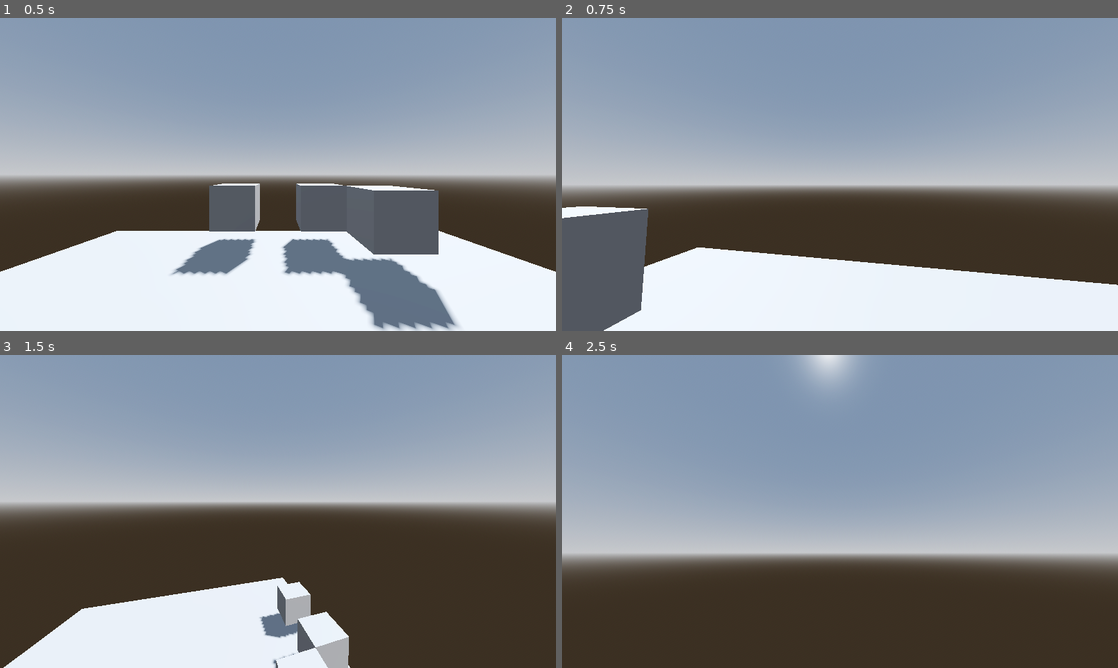
Above: before the commit, frames 1-4 (two rows, left to right).
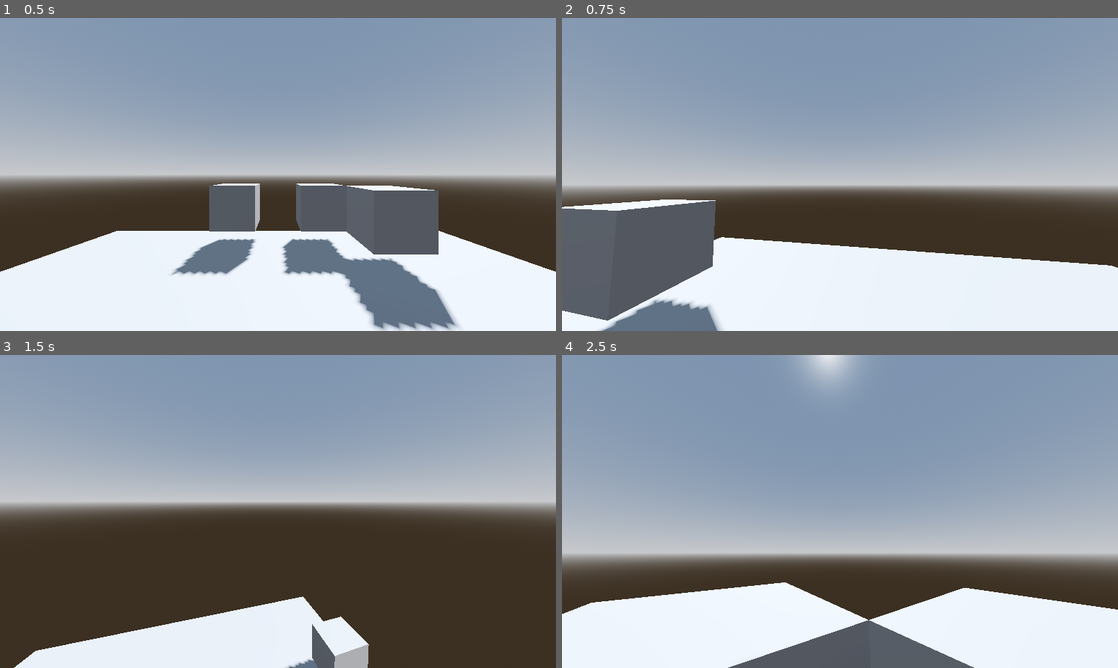
Above: after the commit, the same moments.

Repository: Rain-Gayming/Unnamed-RPG-Game
Game: Godot game, scene res://world/scenes/world_one.tscn
The game is run twice, just before and just after one commit, with the same random seed, the same clock (stepped at 60 frames per second) and the same inputs.
Inputs (mouse positions are in pixels of both pictures, inside the frame that each line leads up to):
- Up to frame 1 (0.5 s): no input
- Up to frame 2 (0.75 s): tap Enter at 0.5 s; move the mouse to (867, 174) at 0.52 s; hold W (movement_forward) from 0.53 s (still down); tap Ctrl (movement_crouch) at 0.6 s
- Up to frame 3 (1.5 s): keep holding W (movement_forward); tap Space (movement_jump) at 0.77 s; tap Shift (movement_sprint) at 0.8, 1.35 s; move the mouse to (250, 511) at 1.27 s
- Up to frame 4 (2.5 s): keep holding W (movement_forward); tap Space (movement_jump) at 1.52 s; tap Alt (movement_walk, bound only after the commit) at 1.55, 2.1 s; move the mouse to (851, 505) at 2.02 s; tap Ctrl (movement_crouch) at 2.3 s

Frame 1 is identical in both runs. In frame 2, 9.2% of the frame differs, in the area x 0-100%, y 58-100%; in frame 3, 6.1%; in frame 4, 22%, in the area x 0-100%, y 72-100%.

Commit message:
added different movement modes

Diff:
--- /dev/null
+++ b/unnamedrpggame/player/scripts/movement_type.gd
@@ -0,0 +1,9 @@
+extends Node
+
+enum Movement {
+    walking,
+    sprinting,
+    running,
+    crouching,
+    swimming
+}
--- a/unnamedrpggame/player/scripts/player_movement.gd
+++ b/unnamedrpggame/player/scripts/player_movement.gd
@@ -1,10 +1,20 @@
 extends CharacterBody3D
 
+@export_group("ground movement")
 @export var current_speed: float
+@export var walk_speed: float
+@export var run_speed: float
+@export var sprint_speed: float
+@export var crouch_speed: float
+@export var acceleration: float
+@export var current_movement: MovementType.Movement
+
+@export_group("jumping")
 @export var jump_height: float
-@export var acceleration: float
+var gravity = ProjectSettings.get_setting("physics/3d/default_gravity")
 
-var gravity = ProjectSettings.get_setting("physics/3d/default_gravity")
+func _ready():
+	change_movement_type(MovementType.Movement.running)
 
 func _physics_process(delta: float) -> void:
 	if not is_on_floor():
@@ -13,13 +23,63 @@
 	if Input.is_action_just_pressed("movement_jump") and is_on_floor():
 		velocity.y = jump_height
 
+	inputs()
+	ground_movement(delta)
+	move_and_slide()
+
+func inputs():
+	#if youre walking and press the walk key you run
+	if Input.is_action_just_pressed("movement_walk") and current_movement == MovementType.Movement.walking:
+		change_movement_type(MovementType.Movement.running)
+	#if youre running and press the walk key you walk
+	elif Input.is_action_just_pressed("movement_walk") and current_movement == MovementType.Movement.running:
+		change_movement_type(MovementType.Movement.walking)
+
+	#if youre not crouching then crouch
+	#otherwise run
+	if Input.is_action_just_pressed("movement_crouch") and current_movement != MovementType.Movement.crouching:
+		change_movement_type(MovementType.Movement.crouching)
+	elif Input.is_action_just_pressed("movement_crouch") and current_movement == MovementType.Movement.crouching:
+		change_movement_type(MovementType.Movement.running)
+
+	#if youre not sprinting then sprint
+	#otherwise run
+	if Input.is_action_just_pressed("movement_sprint") and current_movement != MovementType.Movement.sprinting:
+		change_movement_type(MovementType.Movement.sprinting)
+	elif Input.is_action_just_pressed("movement_sprint") and current_movement == MovementType.Movement.sprinting:
+		change_movement_type(MovementType.Movement.running)
+
+func ground_movement(delta: float):
 	var input_direction = Input.get_vector("movement_left", "movement_right", "movement_forward", "movement_back")
 	var direction = (transform.basis * Vector3(input_direction.x, 0, input_direction.y)).normalized()
-	if direction:
-		velocity.x = lerp(velocity.x, direction.x * current_speed, acceleration * delta)
-		velocity.z = lerp(velocity.z, direction.z * current_speed, acceleration * delta)
+	if input_direction.y < 0.001:
+		if direction:
+			velocity.x = lerp(velocity.x, (direction.x * current_speed) / 1.5, acceleration * delta)
+			velocity.z = lerp(velocity.z, direction.z * current_speed, acceleration * delta)
+		else:
+			velocity.x = lerp(velocity.x, 0.0, acceleration * delta)
+			velocity.z = lerp(velocity.z, 0.0, acceleration * delta)
 	else:
-		velocity.x = lerp(velocity.x, 0.0, acceleration * delta)
-		velocity.z = lerp(velocity.z, 0.0, acceleration * delta)
+		if direction:
+			velocity.x = lerp(velocity.x, (direction.x * current_speed) / 2, acceleration * delta)
+			velocity.z = lerp(velocity.z, (direction.z * current_speed) / 2, acceleration * delta)
+		else:
+			velocity.x = lerp(velocity.x, 0.0, acceleration * delta)
+			velocity.z = lerp(velocity.z, 0.0, acceleration * delta)
 
-	move_and_slide()
+
+func change_movement_type(type: MovementType.Movement):
+	current_movement = type
+	match type:
+		#walking
+		MovementType.Movement.walking:
+			current_speed = walk_speed
+		#running
+		MovementType.Movement.running:
+			current_speed = run_speed
+		#sprinting
+		MovementType.Movement.sprinting:
+			current_speed = sprint_speed
+		#crouching
+		MovementType.Movement.crouching:
+			current_speed = crouch_speed
--- a/unnamedrpggame/project.godot
+++ b/unnamedrpggame/project.godot
@@ -24,6 +24,7 @@
 CursorManager="*res://game/scripts/cursor_manager.gd"
 SignalManager="*res://game/scripts/signal_manager.gd"
 GameManager="*res://game/scripts/game_manager.gd"
+MovementType="*res://player/scripts/movement_type.gd"
 
 [display]
 
@@ -69,11 +70,6 @@
 "events": [Object(InputEventKey,"resource_local_to_scene":false,"resource_name":"","device":-1,"window_id":0,"alt_press …(195 unchanged characters)…
 ]
 }
-movement_run={
-"deadzone": 0.5,
-"events": [Object(InputEventKey,"resource_local_to_scene":false,"resource_name":"","device":-1,"window_id":0,"alt_pressed":false,"shift_pressed":false,"ctrl_pressed":false,"meta_pressed":false,"pressed":false,"keycode":0,"physical_keycode":4194328,"key_label":0,"unicode":0,"location":0,"echo":false,"script":null)
-]
-}
 movement_sprint={
 "deadzone": 0.5,
 "events": [Object(InputEventKey,"resource_local_to_scene":false,"resource_name":"","device":-1,"window_id":0,"alt_press …(195 unchanged characters)…
@@ -89,6 +85,11 @@
 "events": [Object(InputEventKey,"resource_local_to_scene":false,"resource_name":"","device":-1,"window_id":0,"alt_press …(195 unchanged characters)…
 ]
 }
+movement_walk={
+"deadzone": 0.5,
+"events": [Object(InputEventKey,"resource_local_to_scene":false,"resource_name":"","device":-1,"window_id":0,"alt_pressed":false,"shift_pressed":false,"ctrl_pressed":false,"meta_pressed":false,"pressed":false,"keycode":0,"physical_keycode":4194328,"key_label":0,"unicode":0,"location":0,"echo":false,"script":null)
+]
+}
 
 [rendering]
 
--- a/unnamedrpggame/world/scenes/world_one.tscn
+++ b/unnamedrpggame/world/scenes/world_one.tscn
@@ -51,8 +51,12 @@
 [node name="player" type="CharacterBody3D" parent="."]
 script = ExtResource("1_50kem")
 current_speed = 8.0
+walk_speed = 4.0
+run_speed = 6.0
+sprint_speed = 8.0
+crouch_speed = 2.0
+acceleration = 16.0
 jump_height = 8.0
-acceleration = 16.0
 
 [node name="camera_holder" type="Node3D" parent="player" node_paths=PackedStringArray("player_body")]
 transform = Transform3D(1, 0, 0, 0, 1, 0, 0, 0, 1, 0, 1.75, 0)
Not shown, added: unnamedrpggame/humanoids/graphics/models/humanoid_mesh.blend.import
Binary file added: unnamedrpggame/humanoids/graphics/models/humanoid_mesh.glb
Not shown, added: unnamedrpggame/humanoids/graphics/models/humanoid_mesh.glb.import
Not shown, added: unnamedrpggame/humanoids/graphics/models/humanoid_mesh.mtl
Not shown, added: unnamedrpggame/humanoids/graphics/models/humanoid_mesh.obj
Not shown, added: unnamedrpggame/humanoids/graphics/models/humanoid_mesh.obj.import
Not shown, added: unnamedrpggame/humanoids/graphics/models/humanoid_mesh.blend
